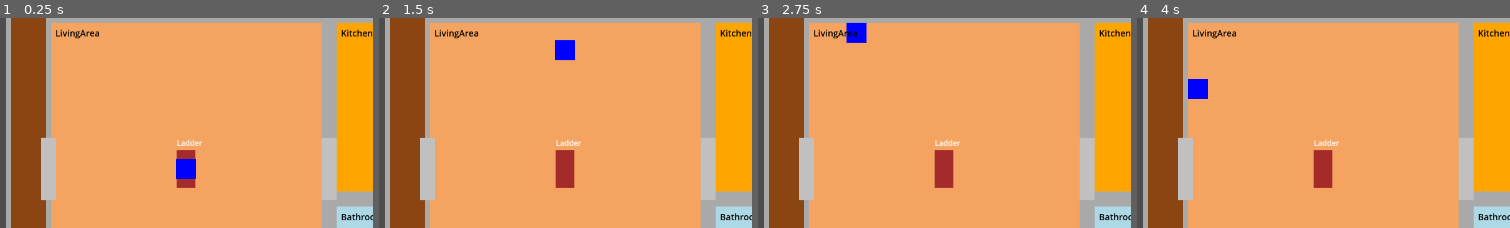
Above: before the commit, frames 1-4 (left to right).
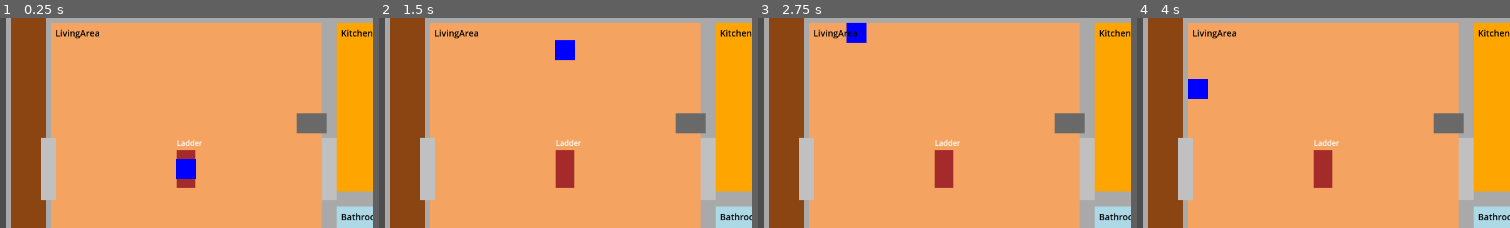
Above: after the commit, the same moments.

Repository: nexus382/firetower-game
Game: Godot game, scene res://scenes/Main.tscn
Same seed, same stepped clock (60 frames per second), same inputs: the game is played once before the commit and once after it.
Inputs:
- Up to frame 1 (0.25 s): no input
- Up to frame 2 (1.5 s): tap Enter at 0.5 s; hold I (interact, bound only after the commit) 0.53-1.28 s; hold W (move_up) from 0.53 s (still down); tap E (interact, bound only before the commit) at 0.8, 1.35 s
- Up to frame 3 (2.75 s): tap I (interact, bound only after the commit) at 1.55 s; tap Space at 2 s; release W (move_up) at 2.03 s; hold A (move_left) from 2.03 s (still down); hold I (interact, bound only after the commit) from 2.03 s (still down); tap E (interact, bound only before the commit) at 2.3 s
- Up to frame 4 (4 s): release I (interact, bound only after the commit) at 2.78 s; tap E (interact, bound only before the commit) at 2.85, 3.8 s; tap I (interact, bound only after the commit) at 3.05 s; tap Enter at 3.5 s; release A (move_left) at 3.53 s; hold S (move_down) from 3.53 s (still down); hold I (interact, bound only after the commit) from 3.53 s (still down)
The pictures show only the part of the screen within x 0-50%, y 17-67%; the shares and areas given below are measured in that part.

The runs differ from the first frame. In frame 1, 0.8% of the frame differs, in the area x 79-88%, y 45-56%; in frame 2, 0.8%; in frame 3, 0.8%; in frame 4, 0.8%.

Commit message:
Add radio broadcasts and adjust activity fatigue

Diff:
--- a/project.godot
+++ b/project.godot
@@ -50,7 +50,7 @@
 }
 interact={
 "deadzone": 0.5,
-"events": [Object(InputEventKey,"resource_local_to_scene":false,"resource_name":"","device":-1,"window_id":0,"alt_pressed":false,"shift_pressed":false,"ctrl_pressed":false,"meta_pressed":false,"pressed":false,"keycode":0,"physical_keycode":69,"key_label":0,"unicode":101,"echo":false,"script":null)
+"events": [Object(InputEventKey,"resource_local_to_scene":false,"resource_name":"","device":-1,"window_id":0,"alt_pressed":false,"shift_pressed":false,"ctrl_pressed":false,"meta_pressed":false,"pressed":false,"keycode":0,"physical_keycode":73,"key_label":0,"unicode":105,"echo":false,"script":null)
 ]
 }
 action_menu={
--- a/scenes/Main.tscn
+++ b/scenes/Main.tscn
@@ -6,6 +6,7 @@
 [ext_resource type="Script" path="res://scripts/TowerManager.gd" id="4"]
 [ext_resource type="Script" path="res://scripts/ui/HUD.gd" id="5"]
 [ext_resource type="Script" path="res://scripts/ui/TaskMenu.gd" id="6"]
+[ext_resource type="Script" path="res://scripts/ui/RadioPanel.gd" id="7"]
 
 [sub_resource type="RectangleShape2D" id="1"]
 size = Vector2(32, 32)
@@ -252,7 +253,7 @@
 horizontal_alignment = 1
 size_flags_horizontal = 3
 autowrap_mode = 1
-text = "Forging ready (Food 5.0)"
+text = "Forging ready (-15% rest | Food 5.0)"
 
 [node name="MealRow" type="HBoxContainer" parent="UI/TaskMenu/Panel/VBox"]
 alignment = 1
@@ -288,6 +289,42 @@
 horizontal_alignment = 1
 size_flags_horizontal = 3
 autowrap_mode = 1
+
+[node name="RadioPanel" type="Control" parent="UI"]
+anchor_left = 0.5
+anchor_top = 0.5
+anchor_right = 0.5
+anchor_bottom = 0.5
+offset_left = -260.0
+offset_top = -140.0
+offset_right = 260.0
+offset_bottom = 140.0
+visible = false
+script = ExtResource("7")
+
+[node name="Panel" type="Panel" parent="UI/RadioPanel"]
+anchor_right = 1.0
+anchor_bottom = 1.0
+
+[node name="VBox" type="VBoxContainer" parent="UI/RadioPanel/Panel"]
+anchor_right = 1.0
+anchor_bottom = 1.0
+offset_left = 16.0
+offset_top = 16.0
+offset_right = -16.0
+offset_bottom = -16.0
+theme_override_constants/separation = 12
+
+[node name="Title" type="Label" parent="UI/RadioPanel/Panel/VBox"]
+text = "Radio Update"
+horizontal_alignment = 1
+
+[node name="Body" type="Label" parent="UI/RadioPanel/Panel/VBox"]
+text = "Static hums in the speaker."
+autowrap_mode = 3
+
+[node name="CloseButton" type="Button" parent="UI/RadioPanel/Panel/VBox"]
+text = "Close"
 
 [connection signal="pressed" from="UI/TaskMenu/Panel/VBox/HourSelector/DecreaseButton" to="UI/TaskMenu" method="_on_decrease_button_pressed"]
 [connection signal="pressed" from="UI/TaskMenu/Panel/VBox/HourSelector/IncreaseButton" to="UI/TaskMenu" method="_on_increase_button_pressed"]
--- a/scripts/GameManager.gd
+++ b/scripts/GameManager.gd
@@ -6,6 +6,7 @@
 const TimeSystem = preload("res://scripts/systems/TimeSystem.gd")
 const WeatherSystem = preload("res://scripts/systems/WeatherSystem.gd")
 const TowerHealthSystem = preload("res://scripts/systems/TowerHealthSystem.gd")
+const NewsBroadcastSystem = preload("res://scripts/systems/NewsBroadcastSystem.gd")
 
 const CALORIES_PER_FOOD_UNIT: float = 1000.0
 
@@ -43,6 +44,7 @@
 var time_system: TimeSystem = TimeSystem.new()
 var weather_system: WeatherSystem = WeatherSystem.new()
 var tower_health_system: TowerHealthSystem = TowerHealthSystem.new()
+var news_system: NewsBroadcastSystem = NewsBroadcastSystem.new()
 var _last_awake_minute_stamp: int = 0
 var _rng: RandomNumberGenerator = RandomNumberGenerator.new()
 
@@ -64,6 +66,8 @@
         weather_system = WeatherSystem.new()
     if tower_health_system == null:
         tower_health_system = TowerHealthSystem.new()
+    if news_system == null:
+        news_system = NewsBroadcastSystem.new()
     if _rng == null:
         _rng = RandomNumberGenerator.new()
     _rng.randomize()
@@ -84,6 +88,8 @@
         weather_system.broadcast_state()
     if tower_health_system and weather_system:
         tower_health_system.set_initial_weather_state(weather_system.get_state())
+    if news_system:
+        news_system.reset_day(current_day)
 
 func pause_game():
     game_paused = true
@@ -112,6 +118,9 @@
 func get_tower_health_system() -> TowerHealthSystem:
     return tower_health_system
 
+func get_news_system() -> NewsBroadcastSystem:
+    return news_system
+
 func get_sleep_percent() -> float:
     """Convenience accessor for tired meter value."""
     return sleep_system.get_sleep_percent() if sleep_system else 0.0
@@ -143,6 +152,25 @@
 
 func get_combined_activity_multiplier() -> float:
     return get_time_multiplier() * get_weather_activity_multiplier()
+
+func request_radio_broadcast() -> Dictionary:
+    if news_system == null:
+        return {
+            "success": false,
+            "reason": "news_offline"
+        }
+
+    var broadcast = news_system.get_broadcast_for_day(current_day)
+    var has_message = !broadcast.is_empty() and !broadcast.get("text", "").is_empty()
+    var result := {
+        "success": true,
+        "day": current_day,
+        "has_message": has_message,
+        "broadcast": broadcast
+    }
+    if !has_message:
+        result["reason"] = "no_broadcast"
+    return result
 
 func perform_eating(portion_key: String) -> Dictionary:
     if not sleep_system or not time_system or not inventory_system:
@@ -224,6 +252,12 @@
     result["health_before"] = before
     result["health_after"] = repaired
     result["health_restored"] = repaired - before
+    var calorie_burn = sleep_system.adjust_daily_calories(350.0)
+    var rest_bonus = sleep_system.apply_rest_bonus(10.0)
+    result["calories_spent"] = 350.0
+    result["daily_calories_used"] = calorie_burn
+    result["rest_granted_percent"] = rest_bonus.get("percent_granted", 0.0)
+    result["sleep_percent_remaining"] = rest_bonus.get("new_percent", sleep_system.get_sleep_percent())
 
     print("🔧 Tower repair -> +%.1f (%.1f/%.1f)" % [result["health_restored"], repaired, tower_health_system.get_max_health()])
     return result
@@ -297,12 +331,15 @@
         failure["status"] = failure.get("status", "rejected")
         return failure
 
+    var rest_spent = sleep_system.consume_sleep(15.0)
     var roll = _rng.randf()
     var outcome = _resolve_forging_outcome(roll)
     var result := time_report.duplicate()
     result["action"] = "forging"
     result["chance_roll"] = roll
     result["status"] = result.get("status", "applied")
+    result["rest_spent_percent"] = rest_spent
+    result["sleep_percent_remaining"] = sleep_system.get_sleep_percent()
 
     if outcome.is_empty():
         result["success"] = false
@@ -356,6 +393,8 @@
     if tower_health_system:
         var current_state = weather_system.get_state() if weather_system else WeatherSystem.WEATHER_CLEAR
         tower_health_system.on_day_completed(current_state)
+    if news_system:
+        news_system.reset_day(current_day)
     day_changed.emit(current_day)
 
 func _on_weather_system_changed(new_state: String, previous_state: String, hours_remaining: int):
--- a/scripts/TowerManager.gd
+++ b/scripts/TowerManager.gd
@@ -4,6 +4,8 @@
 # Tower layout configuration
 var tower_bounds: Rect2
 var catwalk_width: float = 0.05  # 5% of tower width
+
+const Radio = preload("res://scripts/objects/Radio.gd")
 
 # Room configurations (public for other scripts to access)
 var living_area_rect: Rect2
@@ -62,6 +64,9 @@
 
     # Create ladder for location switching
     create_ladder()
+
+    # Create radio station in living area
+    create_radio_station()
 
     # Create visual walls and collision
     create_walls_and_collision()
@@ -286,6 +291,51 @@
     inside_view.add_child(ladder)
     print("🏗️ Created ladder at: %s" % ladder_pos)
 
+func create_radio_station():
+    """Create a static radio against the living room wall."""
+    if Radio == null:
+        return
+
+    var living_node: Node = inside_view.get_node_or_null("LivingArea")
+    if living_node == null:
+        return
+
+    var radio: Radio = Radio.new()
+    radio.name = "Radio"
+
+    var margin = 24.0
+    var radio_pos = Vector2(
+        living_area_rect.position.x + living_area_rect.size.x - margin,
+        living_area_rect.position.y + living_area_rect.size.y * 0.35
+    )
+    radio.position = radio_pos
+
+    var body = ColorRect.new()
+    body.name = "Body"
+    body.size = Vector2(48, 32)
+    body.position = Vector2(-24, -16)
+    body.color = Color.DIM_GRAY
+    body.z_index = 2
+    radio.add_child(body)
+
+    var prompt = Label.new()
+    prompt.name = "PromptLabel"
+    prompt.position = Vector2(-60, -52)
+    prompt.add_theme_color_override("font_color", Color.WHITE)
+    prompt.add_theme_font_size_override("font_size", 12)
+    radio.add_child(prompt)
+
+    var collision = CollisionShape2D.new()
+    collision.name = "InteractShape"
+    var shape = RectangleShape2D.new()
+    shape.size = Vector2(64, 48)
+    collision.shape = shape
+    radio.add_child(collision)
+
+    radio.add_to_group("interactable")
+    living_node.add_child(radio)
+    print("📻 Created radio at: %s" % radio_pos)
+
 func create_vertical_wall_with_doorway(x: float, y: float, height: float, doorway_size: float, wall_thickness: float):
     """Create a vertical wall with a doorway gap in the middle"""
     var doorway_center_y = height / 2
--- /dev/null
+++ b/scripts/objects/Radio.gd
@@ -0,0 +1,89 @@
+extends Area2D
+class_name Radio
+
+@export var prompt_text: String = "Press [I] to tune"
+@export var static_text: String = "Only static crackles tonight."
+
+@onready var prompt_label: Label = $PromptLabel
+
+var _player_in_range: bool = false
+var _game_manager: GameManager
+var _radio_panel: RadioPanel
+
+func _ready():
+    monitoring = true
+    monitorable = true
+    body_entered.connect(_on_body_entered)
+    body_exited.connect(_on_body_exited)
+    set_process_unhandled_input(true)
+
+    if prompt_label:
+        prompt_label.visible = false
+        prompt_label.text = prompt_text
+
+    _resolve_dependencies()
+
+func _resolve_dependencies():
+    var root = get_tree().get_root()
+    if root == null:
+        return
+    _game_manager = root.get_node_or_null("Main/GameManager")
+    _radio_panel = root.get_node_or_null("Main/UI/RadioPanel")
+
+func _unhandled_input(event):
+    if !_player_in_range:
+        return
+    if !event.is_action_pressed("interact") or event.is_echo():
+        return
+    _handle_interaction()
+    get_viewport().set_input_as_handled()
+
+func _handle_interaction():
+    if _game_manager == null or _radio_panel == null:
+        _resolve_dependencies()
+    if _game_manager == null:
+        _show_panel_with_message({
+            "title": "Radio Offline",
+            "text": "The base station stays silent."
+        })
+        return
+
+    var report = _game_manager.request_radio_broadcast()
+    if !report.get("success", false):
+        _show_panel_with_message({
+            "title": "Radio Offline",
+            "text": "The base station stays silent."
+        })
+        return
+
+    var broadcast: Dictionary = report.get("broadcast", {})
+    if report.get("has_message", false) and !broadcast.is_empty():
+        var title = broadcast.get("title", "Radio Update")
+        var text = broadcast.get("text", static_text)
+        _show_panel_with_message({
+            "title": "%s - Day %d" % [title, report.get("day", 0)],
+            "text": text
+        })
+    else:
+        _show_panel_with_message({
+            "title": "Radio Static",
+            "text": static_text
+        })
+
+func _show_panel_with_message(payload: Dictionary):
+    if _radio_panel:
+        _radio_panel.display_broadcast(payload)
+    else:
+        print("📻 %s -> %s" % [payload.get("title", "Radio"), payload.get("text", "")])
+
+func _on_body_entered(body):
+    if body is Player:
+        _player_in_range = true
+        if prompt_label:
+            prompt_label.visible = true
+
+func _on_body_exited(body):
+    if body is Player:
+        _player_in_range = false
+        if prompt_label:
+            prompt_label.visible = false
--- /dev/null
+++ b/scripts/systems/NewsBroadcastSystem.gd
@@ -0,0 +1,125 @@
+extends RefCounted
+class_name NewsBroadcastSystem
+
+signal broadcast_selected(day: int, broadcast: Dictionary)
+
+const BROADCAST_SCHEDULE := [
+    {
+        "id": "mysterious_illness",
+        "title": "Regional Bulletin",
+        "start_day": 1,
+        "end_day": 3,
+        "chance": 1.0,
+        "variants": [
+            {
+                "id": "strain_a",
+                "text": "Reports mention a strange cough spreading through the valley. Officials call it \"seasonal\" but crews are advised to keep distance."
+            },
+            {
+                "id": "strain_b",
+                "text": "Hospitals request volunteers as night shifts triple. Symptoms remain vague, only described as a fever that won't break."
+            },
+            {
+                "id": "strain_c",
+                "text": "Dispatch relays shortages of basic meds. Campers along the river are abandoning sites after hearing about a new illness."
+            }
+        ]
+    },
+    {
+        "id": "supply_disruptions",
+        "title": "Emergency Network",
+        "start_day": 3,
+        "end_day": 7,
+        "chance": 1.0,
+        "variants": [
+            {
+                "id": "convoys_delayed",
+                "text": "State patrol grounded supply convoys after drivers collapsed mid-route. Town sirens keep sounding through the night."
+            },
+            {
+                "id": "fuel_ration",
+                "text": "Fuel rationing begins at midnight. Stations in three counties have already run dry. Residents told to stay sheltered."
+            },
+            {
+                "id": "roads_closed",
+                "text": "Roadblocks seal the southern ridge. Drones captured crowds pushing toward the forests, hoping the fire towers still watch."
+            }
+        ]
+    },
+    {
+        "id": "collapse_alert",
+        "title": "Distress Signal",
+        "start_day": 7,
+        "end_day": 12,
+        "chance": 0.75,
+        "variants": [
+            {
+                "id": "evac_order",
+                "text": "Broken transmissions repeat an evacuation order for the capital. The message loops, interrupted by faint screaming."
+            },
+            {
+                "id": "static_warning",
+                "text": "Only static comes through until a voice whispers \"stay above ground\" before cutting off. Repeaters keep replaying it."
+            },
+            {
+                "id": "distress_call",
+                "text": "A ranger from the north begs any tower still online to respond. Their crew hasn't checked in for 18 hours."
+            }
+        ]
+    }
+]
+
+var _rng: RandomNumberGenerator = RandomNumberGenerator.new()
+var _daily_cache: Dictionary = {}
+
+func _init():
+    _rng.randomize()
+
+func reset_day(day: int) -> Dictionary:
+    if _daily_cache.has(day):
+        return _daily_cache[day]
+    var broadcast = _select_broadcast_for_day(day)
+    _daily_cache[day] = broadcast
+    broadcast_selected.emit(day, broadcast)
+    return broadcast
+
+func get_broadcast_for_day(day: int) -> Dictionary:
+    if _daily_cache.has(day):
+        return _daily_cache[day]
+    return reset_day(day)
+
+func _select_broadcast_for_day(day: int) -> Dictionary:
+    var entry = _resolve_schedule_entry(day)
+    if entry.is_empty():
+        return {}
+
+    var chance = clamp(entry.get("chance", 1.0), 0.0, 1.0)
+    if _rng.randf() > chance:
+        return {}
+
+    var variants: Array = entry.get("variants", [])
+    if variants.is_empty():
+        return {}
+
+    var index = _rng.randi_range(0, variants.size() - 1)
+    var variant: Dictionary = variants[index]
+
+    var resolved := {
+        "id": entry.get("id", ""),
+        "title": entry.get("title", "Radio Update"),
+        "day": day,
+        "variant_id": variant.get("id", str(index)),
+        "text": variant.get("text", "")
+    }
+    return resolved
+
+func _resolve_schedule_entry(day: int) -> Dictionary:
+    for entry in BROADCAST_SCHEDULE:
+        var start_day = int(entry.get("start_day", 1))
+        var end_day = int(entry.get("end_day", start_day))
+        if day >= start_day and day <= end_day:
+            return entry
+    return {}
+
+func clear_cache():
+    _daily_cache.clear()
--- a/scripts/systems/SleepSystem.gd
+++ b/scripts/systems/SleepSystem.gd
@@ -137,6 +137,28 @@
 
     return actual_spent
 
+func apply_rest_bonus(percent: float) -> Dictionary:
+    """Grant bonus rest without counting as sleep hours."""
+    percent = max(percent, 0.0)
+    if percent == 0.0:
+        return {
+            "percent_granted": 0.0,
+            "new_percent": sleep_percent
+        }
+
+    var previous_percent = sleep_percent
+    sleep_percent = clamp(previous_percent + percent, MIN_SLEEP_PERCENT, MAX_SLEEP_PERCENT)
+    var actual_gain = sleep_percent - previous_percent
+
+    if !is_zero_approx(actual_gain):
+        sleep_percent_changed.emit(sleep_percent)
+        print("💡 Rest bonus +%.0f%% (%.0f%% total)" % [actual_gain, sleep_percent])
+
+    return {
+        "percent_granted": actual_gain,
+        "new_percent": sleep_percent
+    }
+
 func apply_awake_minutes(minutes: int) -> Dictionary:
     """Burn baseline calories for awake time (23 cal/hour)."""
     minutes = max(minutes, 0)
--- /dev/null
+++ b/scripts/ui/RadioPanel.gd
@@ -0,0 +1,41 @@
+extends Control
+class_name RadioPanel
+
+@onready var panel: Panel = $Panel
+@onready var title_label: Label = $Panel/VBox/Title
+@onready var body_label: Label = $Panel/VBox/Body
+@onready var close_button: Button = $Panel/VBox/CloseButton
+
+func _ready():
+    visible = false
+    set_process_unhandled_input(true)
+    if close_button:
+        close_button.pressed.connect(_on_close_pressed)
+    _apply_theme_overrides()
+
+func display_broadcast(data: Dictionary):
+    title_label.text = data.get("title", "Radio Update")
+    body_label.text = data.get("text", "")
+    visible = true
+    panel.modulate = Color(0.1, 0.1, 0.1, 0.9)
+    if close_button:
+        close_button.grab_focus()
+
+func _on_close_pressed():
+    visible = false
+
+func _unhandled_input(event):
+    if !visible:
+        return
+    if event.is_action_pressed("ui_cancel") or event.is_action_pressed("interact"):
+        _on_close_pressed()
+        get_viewport().set_input_as_handled()
+
+func _apply_theme_overrides():
+    if title_label:
+        title_label.add_theme_color_override("font_color", Color.WHITE)
+    if body_label:
+        body_label.add_theme_color_override("font_color", Color.SILVER)
+        body_label.autowrap_mode = TextServer.AUTOWRAP_WORD
+    if close_button:
+        close_button.text = "Close"
--- a/scripts/ui/TaskMenu.gd
+++ b/scripts/ui/TaskMenu.gd
@@ -107,7 +107,7 @@
     if selected_hours == 0:
         var lines: PackedStringArray = []
         lines.append("Each hour: +10%% rest / -%d cal" % SleepSystem.CALORIES_PER_SLEEP_HOUR)
-        lines.append("Forging: 25%% 🍄 / 25%% 🍓 / 25%% 🌰 / 20%% 🐛")
+        lines.append("Forging -> -15%% rest | 25%% 🍄 / 25%% 🍓 / 25%% 🌰 / 20%% 🐛")
         lines.append("Time x%.1f | Left %s" % [multiplier, _format_duration(minutes_remaining)])
         summary_label.text = "\n".join(lines)
         return
@@ -223,13 +223,17 @@
     var parts: PackedStringArray = []
     parts.append("+%s hp" % _format_health_value(restored))
     parts.append("%s" % _format_health_snapshot(after))
+    parts.append("-%d cal" % int(round(result.get("calories_spent", 0.0))))
+    var rest_bonus = result.get("rest_granted_percent", 0.0)
+    if rest_bonus > 0.0:
+        parts.append("+%d%% rest" % int(round(rest_bonus)))
     if ended_at != "":
         parts.append("End %s" % ended_at)
     repair_result_label.text = "Repair -> %s" % " | ".join(parts)
     _refresh_display()
 
 func _format_forging_ready(total_food: float) -> String:
-    return "Forging ready (Food %.1f)" % total_food
+    return "Forging ready (-15% rest | Food %.1f)" % total_food
 
 func _format_forging_result(result: Dictionary) -> String:
     var end_at = result.get("ended_at_time", "")
@@ -237,6 +241,9 @@
         var parts: PackedStringArray = []
         parts.append("%s +%s food" % [result.get("display_name", "Find"), _format_food(result.get("food_gained", 0.0))])
         parts.append("Total %s" % _format_food(result.get("total_food_units", 0.0)))
+        var rest_spent = result.get("rest_spent_percent", 0.0)
+        if rest_spent > 0.0:
+            parts.append("-%d%% rest" % int(round(rest_spent)))
         if end_at != "":
             parts.append("End %s" % end_at)
         return " | ".join(parts)
@@ -248,6 +255,9 @@
         "nothing_found":
             var chance = int(round(result.get("chance_roll", 0.0) * 100.0))
             var message = "Found nothing (%d%%)" % chance
+            var rest_spent = result.get("rest_spent_percent", 0.0)
+            if rest_spent > 0.0:
+                message += " | -%d%% rest" % int(round(rest_spent))
             if end_at != "":
                 message += " | End %s" % end_at
             return message
@@ -255,7 +265,11 @@
             var minutes_available = result.get("minutes_available", 0)
             return _format_daybreak_warning(minutes_available)
         _:
-            return "Forging failed"
+            var fallback = "Forging failed"
+            var rest_spent = result.get("rest_spent_percent", 0.0)
+            if rest_spent > 0.0:
+                fallback += " | -%d%% rest" % int(round(rest_spent))
+            return fallback
 
 func _get_minutes_left_today() -> int:
     if time_system:
@@ -339,6 +353,7 @@
         return
     var lines: PackedStringArray = []
     lines.append("Repair -> +%s hp" % _format_health_value(TowerHealthSystem.REPAIR_HEALTH_PER_ACTION))
+    lines.append("+10% rest / -350 cal")
     var multiplier = game_manager.get_combined_activity_multiplier() if game_manager else 1.0
     var minutes = int(ceil(60.0 * max(multiplier, 0.01)))
     lines.append("Takes %s" % _format_duration(minutes))
Not shown: 1 places in scenes/Main.tscn that only renumber resources
